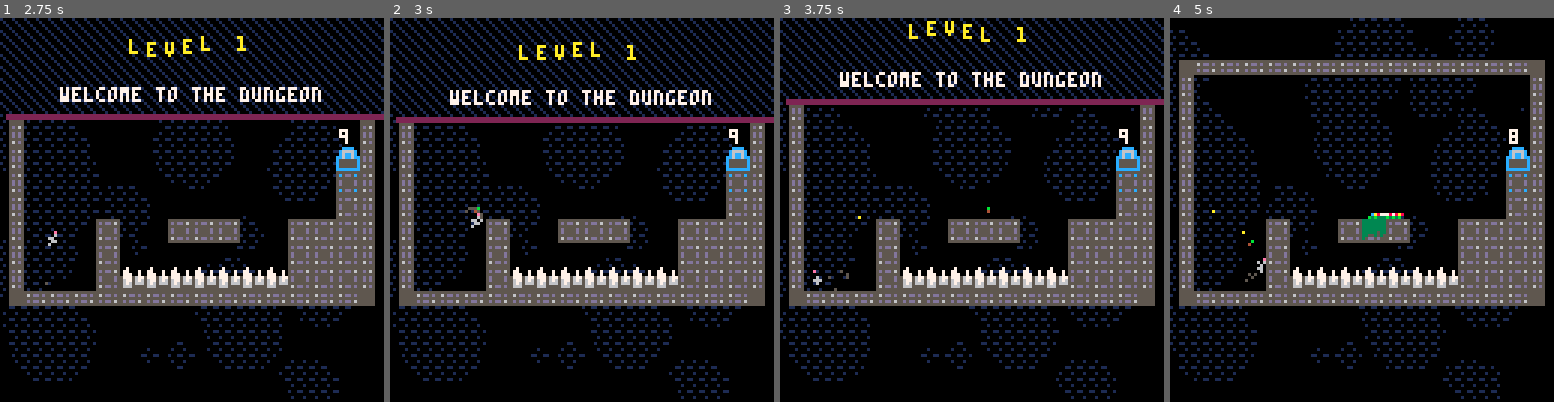
Above: before the commit, frames 1-4 (left to right).
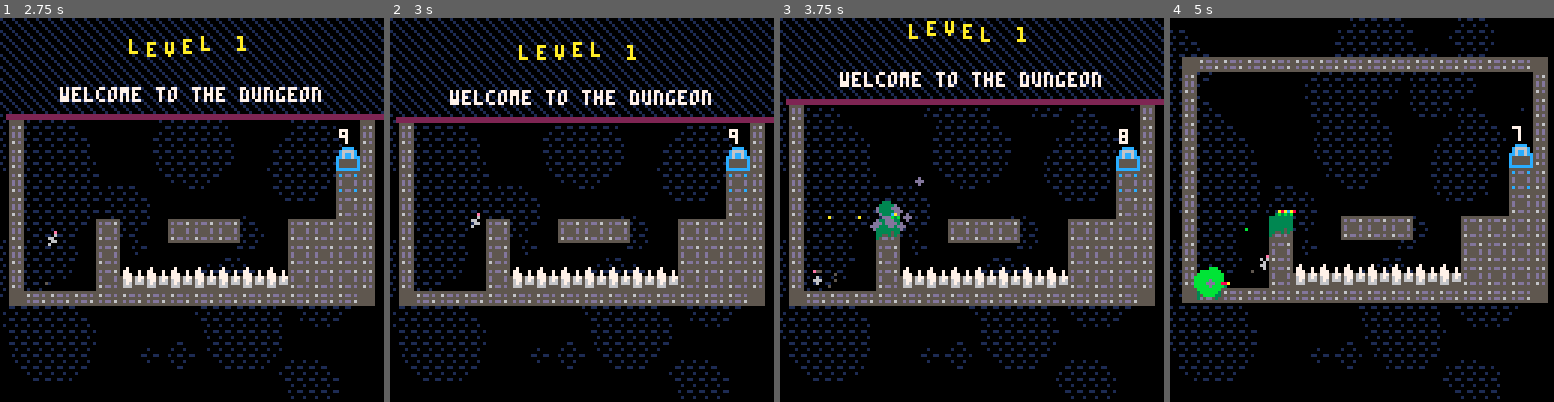
Above: after the commit, the same moments.

Repository: charlietran/flowerhead
Game: PICO-8 cartridge flowerhead.p8
The game is run twice, just before and just after one commit, with the same random seed, the same clock (stepped at 60 frames per second) and the same inputs.
Inputs:
- Up to frame 1 (2.75 s): tap X (X key) at 0.33, 1.07, 1.85 s; tap O (Z key) at 0.7, 1.7, 2.1, 2.5 s; hold Right 1.6-2.1 s; hold Up 2.15-2.42 s; hold Right from 2.47 s (still down)
- Up to frame 2 (3 s): keep holding Right; tap O (Z key) at 2.9 s; tap X (X key) at 2.97 s
- Up to frame 3 (3.75 s): release Right at 3.03 s; hold Left 3.08-3.58 s; tap O (Z key) at 3.3, 3.7 s; hold Down from 3.63 s (still down)
- Up to frame 4 (5 s): release Down at 3.97 s; hold Right 4.02-4.68 s; tap X (X key) at 4.08 s; tap O (Z key) at 4.1, 4.5, 4.9 s; hold Up from 4.73 s (still down)

Frame 1 is identical in both runs. In frame 2, less than 0.1% of the frame differs, in the area x 19-25%, y 49-54%; in frame 3, 0.7%; in frame 4, 15%, in the area x 2-99%, y 10-75%.

Commit message:
Clean up player method naming, add bomb input timing
* Cleaned up all the player methods to use self

* Bomb throwing now depends on how long the bomb input key was pressed

Diff:
--- a/flowerhead.p8
+++ b/flowerhead.p8
@@ -763,12 +763,12 @@
 
 function player:handleinput()
 	if self.standing then
-		self:groundinput()
+		self:ground_input()
 	else
-		self:airinput()
-	end
-	self:jumpinput()
-	self:bombinput()
+		self:air_input()
+	end
+	self:jump_input()
+	self:bomb_input()
 
   -- press lshift or tab for debug menu
   if btnp(4,1) then
@@ -780,7 +780,7 @@
 	self.vx*=0.98
 end
 
-function player.jumpinput(p)
+function player.jump_input(p)
 	local jump_pressed=btn(4)
 	if jump_pressed and not p.is_jumping then
 		p.hit_jump=true
@@ -788,86 +788,90 @@
 		p.hit_jump=false
 	end
 	p.is_jumping=jump_pressed
-end --player.jumpinput
-
-function player.bombinput(p)
+end --player.jump_input
+
+function player:bomb_input()
 	local bomb_pressed=btn(5)
-	if bomb_pressed and not p.is_bombing then
-		p.hit_bomb=true
-	else
-		p.hit_bomb=false
-	end
-	p.is_bombing=bomb_pressed
-	if p.hit_bomb then
-		p:throw_flowerbomb()
-		p.throwtimer=7
-	end
-end
-
-function player.movejump(p)
+
+  if self.is_bombing and not bomb_pressed then
+    self.is_bombing=false
+    self.bomb_input_timer=0
+	elseif not self.is_bombing and bomb_pressed then
+    self.bomb_input_timer+=1
+	end
+
+  local release_bomb=self.bomb_input_timer==7 or (not bomb_pressed and self.bomb_input_timer>0)
+  if not self.is_bombing and release_bomb then
+    printh(self.bomb_input_timer)
+    local bomb_vy = -self.bomb_input_timer*0.4
+    local bomb_vx = self.facing*self.bomb_input_timer*0.2 + self.vx*0.6
+    self.is_bombing=true
+    bombs:add(self.x,self.y-1,bomb_vx,bomb_vy)
+		self.throwtimer=7
+	end
+end -- player.bomb_input
+
+function player:movejump()
 	--if standing, or if only just
 	--started falling, then jump
-	if(not p.hit_jump) return false
-	if p.standing then
-		p.vy=min(p.vy,-p.jumpv)
+	if not self.hit_jump then return false end
+
+	if self.standing then
+		self.vy=min(self.vy,-self.jumpv)
 	-- allow walljump if sliding
-	elseif p.wallsliding then
+	elseif self.wallsliding then
 		--use normal jump speed,
 		--but proportionate to how
 		--fast player is currently
 		--sliding down wall
-		p.vy-=p.jumpv
-		p.vy=mid(p.vy,-p.jumpv/3,-p.jumpv)
+		self.vy-=self.jumpv
+		self.vy=mid(self.vy,-self.jumpv/3,-self.jumpv)
 
 		--set x velocity / direction
 		--based on wall facing
 		--(looking away from wall)
-		p.vx=p.facing*2
-		p.flipx=(p.facing==-1)
+		self.vx=self.facing*2
+		self.flipx=(self.facing==-1)
 
 		sfx(9)
 	end
 end --player.movejump
 
-function player.groundinput(p)
+function player:ground_input()
 	-- pressing left
 	if btn(0) then
-		p.flipx=true
-		p.facing=-1
+		self.flipx=true
+		self.facing=-1
 		--brake if moving in
 		--opposite direction
-		if p.vx>0 then p.vx*=.9 end
-		p.vx-=.2*dt
+		if self.vx>0 then self.vx*=.9 end
+		self.vx-=.2*dt
 	--pressing right
 	elseif btn(1) then
-		p.flipx=false
-		p.facing=1
-		if p.vx<0 then p.vx*=.9 end
-		p.vx+=.2*dt
+		self.flipx=false
+		self.facing=1
+		if self.vx<0 then self.vx*=.9 end
+		self.vx+=.2*dt
 	--pressing neither, slow down
 	--by our friction amount
 	else
-		p.vx*=friction
-	end
-end --player.groundinput
-
-function player:throw_flowerbomb()
-  bombs:add(self.x,self.y-1,self.facing,self.vx)
-end
-
-function player.airinput(p)
+		self.vx*=friction
+	end
+end --player.ground_input
+
+function player:air_input()
 	if btn(0) then
-		p.vx-=0.15*dt
+		self.vx-=0.15*dt
 	elseif btn(1) then
-		p.vx+=0.15*dt
-	end
-end --player.airinput
-
-function player.movex(p)
+		self.vx+=0.15*dt
+	end
+end --player.air_input
+
+function player:movex()
 	--xsteps is the number of
 	--pixels we think we'll move
 	--based on player.vx
-	local xsteps=abs(p.vx)*dt
+	local xsteps=abs(self.vx)*dt
 
 	--for each pixel we're
 	--potentially x-moving,
@@ -875,82 +879,82 @@
 	for i=xsteps,0,-1 do
 		--our step amount is the
 		--smaller of 1 or the current
-		--i, since p.vx can be a
+		--i, since self.vx can be a
 		--decimal, multiplied by the
 		--pos/neg sign of velocity
-		local step=min(i,1)*sgn(p.vx)
+		local step=min(i,1)*sgn(self.vx)
 
 		--check for x collision
-		if m_collide(p,'x',step) then
+		if m_collide(self,'x',step) then
 			--if hit, stop x movement
-			p.vx=0
+			self.vx=0
 			break
 		else
 			--move if we didn't hit
-			p.x+=step
+			self.x+=step
 		end
 	end
 end --player.movex
 
-function player.movey(p)
+function player:movey()
 	--always apply gravity
 	--(downward acceleration)
-	p.vy+=gravity*dt
-
-	local ysteps=abs(p.vy)*dt
+	self.vy+=gravity*dt
+
+	local ysteps=abs(self.vy)*dt
 	for i=ysteps,0,-1 do
-		local step=min(i,1)*sgn(p.vy)
-		if m_collide(p,'y',step) then
+		local step=min(i,1)*sgn(self.vy)
+		if m_collide(self,'y',step) then
 			--y collision detected
 
 			--trigger a landing effect
-			if p.vy > 1 then
-				p.landing_v=p.vy
+			if self.vy > 1 then
+				self.landing_v=self.vy
 			end
 
 			--zero out y velocity and
 			--reset falling timer
-			p.vy=0
-			p.falltimer=0
+			self.vy=0
+			self.falltimer=0
 		else
 			--no y collision detected
-			p.y+=step
-			p.falltimer+=1
+			self.y+=step
+			self.falltimer+=1
 		end
 	end
 end --player.movey
 
-function player.effects(p)
-	if p.standing then
-		p:running_effects()
-		p:landing_effects()
-	elseif p.wallsliding then
-		p:sliding_effects()
-	end
-
-	p:head_effects()
+function player:effects()
+	if self.standing then
+		self:running_effects()
+		self:landing_effects()
+	elseif self.wallsliding then
+		self:sliding_effects()
+	end
+
+	self:head_effects()
 end --player.effects
 
-function player.running_effects(p)
+function player:running_effects()
 		-- updates the run timer to
 		-- inform running animation
 
 		-- if we're slow/still, then
 		-- zero out the run timer
-		if abs(p.vx)<.3 then
-			p.runtimer=0
+		if abs(self.vx)<.3 then
+			self.runtimer=0
 		-- otherwise if we're moving,
 		-- tick the run timer and
 		-- spawn running particles
 		else
-			local oruntimer=p.runtimer
-			p.runtimer+=abs(p.vx)*runanimspeed
-			if flr(oruntimer)!=flr(p.runtimer) then
+			local oruntimer=self.runtimer
+			self.runtimer+=abs(self.vx)*runanimspeed
+			if flr(oruntimer)!=flr(self.runtimer) then
 				spawnp(
-					p.x,     --x pos
-					p.y+2,   --y pos
-					-p.vx/3, --x vel
-					-abs(p.vx)/6,--y vel,
+					self.x,     --x pos
+					self.y+2,   --y pos
+					-self.vx/3, --x vel
+					-abs(self.vx)/6,--y vel,
 					.5 --jitter amount
 				)
 			end
@@ -958,19 +962,19 @@
 
 		--update the "landed" timer
 		--for crouching animation
-		if p.landtimer>0 then
-			p.landtimer-=0.4
-		end
-end
-
-function player.landing_effects(p)
+		if self.landtimer>0 then
+			self.landtimer-=0.4
+		end
+end
+
+function player:landing_effects()
 	--only spawn landing effects
 	--if we've a landing velocity
-	if(not p.landing_v) return
+	if not self.landing_v then return end
 
 	--play a landing sound
 	--based on current y speed
-	if p.landing_v>5 then
+	if self.landing_v>5 then
 		sfx(15)
 	else
 		sfx(14)
@@ -978,61 +982,64 @@
 
 	--set the landing timer
 	--based on current speed
-	p.landtimer=p.landing_v
+	self.landtimer=self.landing_v
 
 	--spawn landing particles
-	for j=0,p.landing_v*2 do
+	for j=0,self.landing_v*2 do
 		spawnp(
-			p.x,
-			p.y+2,
-			p.landing_v/8*(rnd(2)-1),
-			-p.landing_v/7*rnd(),
+			self.x,
+			self.y+2,
+			self.landing_v/8*(rnd(2)-1),
+			-self.landing_v/7*rnd(),
 			.3
 		)
 	end
 
 	--slight camera shake
-	--shakevy+=p.landing_v/6
+	--shakevy+=self.landing_v/6
 
 	--reset landing velocity
-	p.landing_v=nil
-end
-
-function player.sliding_effects(p)
-		local oruntimer=p.runtimer
-		p.runtimer-=p.vy*wallrunanimspeed
-
-		if flr(oruntimer)!=flr(p.runtimer) then
+	self.landing_v=nil
+end
+
+function player:sliding_effects()
+		local oruntimer=self.runtimer
+		self.runtimer-=self.vy*wallrunanimspeed
+
+		if flr(oruntimer)!=flr(self.runtimer) then
 			spawnp(
-				p.x-p.facing,
-				p.y+1,
-				p.facing*abs(p.vy)/4,
+				self.x-self.facing,
+				self.y+1,
+				self.facing*abs(self.vy)/4,
 				0,
 				0.2
 			)
 		end
 end
 
-function player.head_effects(p)
-	if p.etimer%19==0 then
+function player:head_effects()
+	if self.etimer%19==0 then
 		local ex,evx,edir
-		edir=p.prevf and -1 or 1
+		edir=self.prevf and -1 or 1
 		spawnp(
-			p.prevx,
-			p.prevy - p.hr,
+			self.prevx,
+			self.prevy - self.hr,
 			-edir*0.3, -- x vel
 			-0.1, -- y vel
 			0, --jitter
 			10, -- color
 			.7 -- duration
 			)
-		p.prevx=p.x
-		p.prevy=p.y
-		p.prevf=p.flipx
-	end
-
-	p.etimer+=1
-	if(p.etimer>20) p.etimer=1
+		self.prevx=self.x
+		self.prevy=self.y
+		self.prevf=self.flipx
+	end
+
+	self.etimer+=1
+
+	if self.etimer>20 then
+    self.etimer=1
+  end
 end
 
 -- spawn a particle effect
@@ -1329,15 +1336,18 @@
   -- when a bomb x-collides with wall, bounce back
   if collision.axis=='x' then
     self.vx=-self.vx/4
-    -- only explode when a bomb hits the floor
   elseif collision.axis=='y' then
+    -- only explode when a bomb is moving downward
     if self.vy>0 then
+      -- dud if the tile is not plantable
       if not is_plantable(collision.cx,collision.cy) then
         self:dud()
       else
         self:explode()
       end
     else
+      -- if we collided moving upward, we hit the ceiling
+      -- then fall back down
       self.vy=0
     end
   end
@@ -1386,12 +1396,8 @@
 	for _,bomb in pairs(b.list) do bomb:move() end
 end -- bombs.update()
 
-function bombs:add(x,y,dir,vx)
-	add(self.list,bomb_class:new({
-    x=x,
-    y=y,
-    vx=(.5+rnd(.25))*dir + (vx*0.6),
-}))
+function bombs:add(x,y,vx,vy)
+  add(self.list,bomb_class:new({x=x,y=y,vy=vy,vx=vx}))
 end
 
 explosions={}
